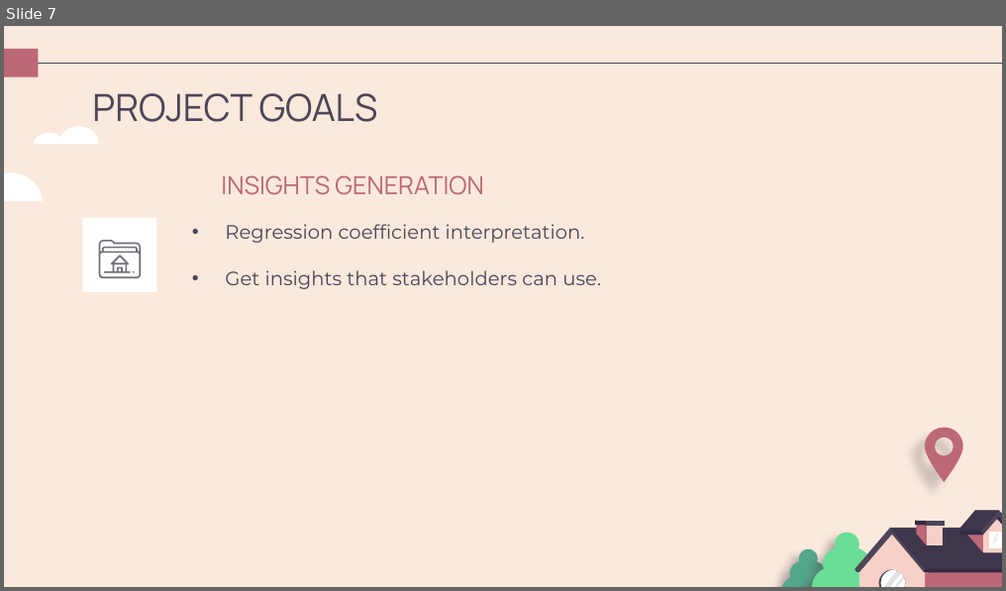
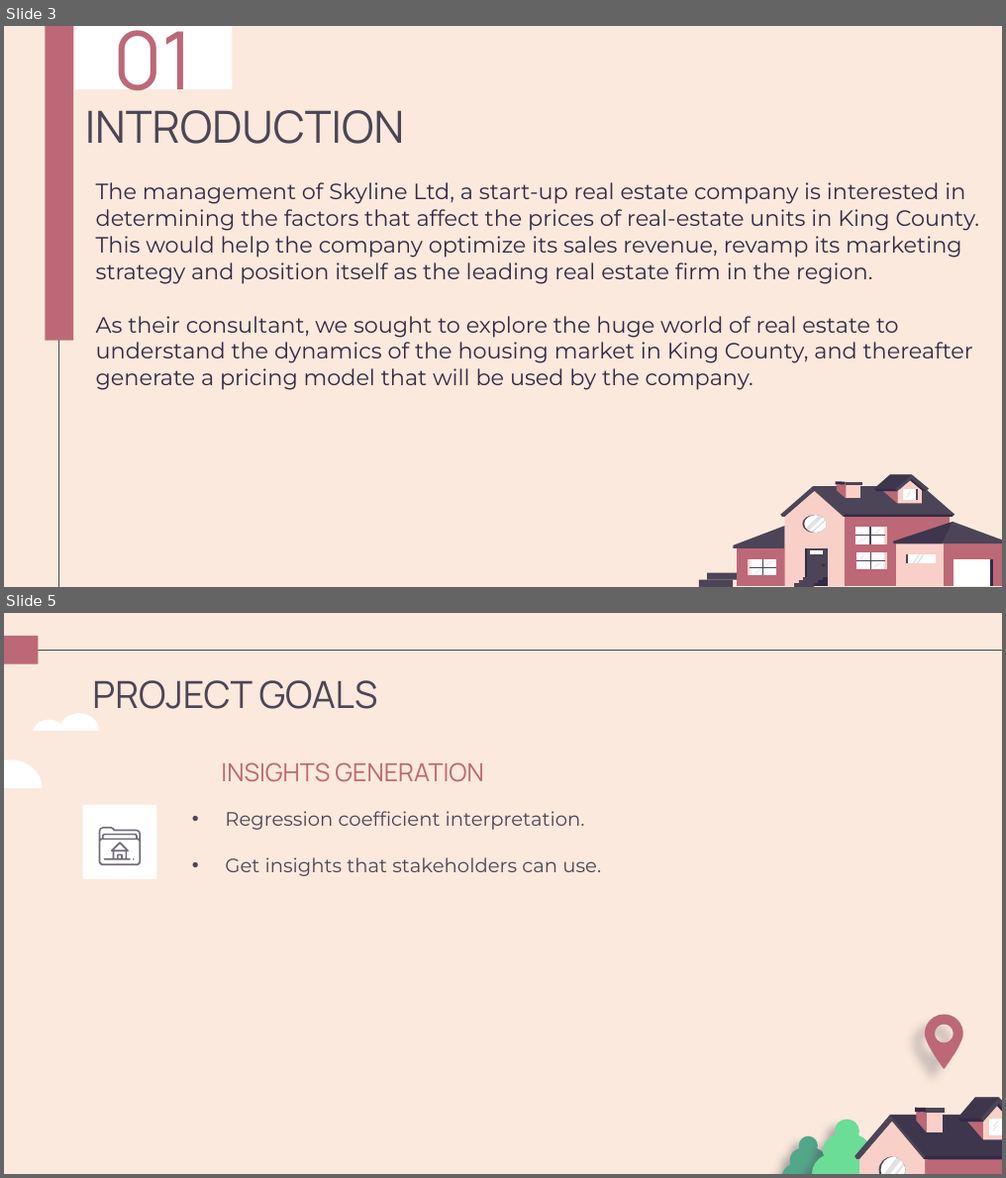
Before and after one commit to Bkiambuthi/dsc-phase-2-project-v2-3, a slide deck: Understanding King County's Housing Market.pptx. Shown one above the other, each under a label of ours: slide 7 before the commit, slides 3 and 5 after it; the slides between them are not shown. The pictures are 1006x591 and 1006x1178 pixels, drawn with LibreOffice and Linux fonts; fonts in the diff are those of the drawing. Boxes give left, top, right and bottom in pixels: in the first picture for what was removed or moved away, otherwise in the second. Text is boxed around its words. In the diff, an @@ line names an element or a change of style, - is before the commit and + after.

```diff
--- a/Understanding King County's Housing Market.pptx
+++ b/Understanding King County's Housing Market.pptx
@@ slide 3 added at (x1=4, y1=26, x2=1002, y2=587), background #FAE9DC @@
@@ rectangle added at (x1=45, y1=26, x2=73, y2=341), fill #BD6877 @@
@@ line added from (58, 26) to (58, 587), #4C4557 0.75 pt @@
@@ title added at (x1=75, y1=26, x2=232, y2=89), fill #FFFFFF, 58 pt, text #BD6877 @@
+01
@@ title added at (x1=85, y1=110, x2=404, y2=144), 32 pt, text #4C4557 @@
+INTRODUCTION
@@ text added at (x1=96, y1=182, x2=980, y2=390), 16 pt, text #332B45 @@
+The management of Skyline Ltd, a start-up real estate company is interested in determining the factors that affect the prices of real-estate units in King County. This would help the company optimize its sales revenue, revamp its marketing strategy and position itself as the leading real estate firm in the region.
+As their consultant, we sought to explore the huge world of real estate to understand the dynamics of the housing market in King County, and thereafter generate a pricing model that will be used by the company.
@@ group added at (x1=733, y1=475, x2=1002, y2=587): 70 freeform shapes @@
@@ freeform shape added at (x1=699, y1=579, x2=733, y2=587), fill #4C4557 @@
@@ freeform shape added at (x1=708, y1=572, x2=740, y2=579), fill #4C4557 @@
@@ what was slide 7 is now slide 5 @@
```
Also in this commit, not shown: 15 slides changed, 8 other slides added, 12 slides removed, 1 other file.
